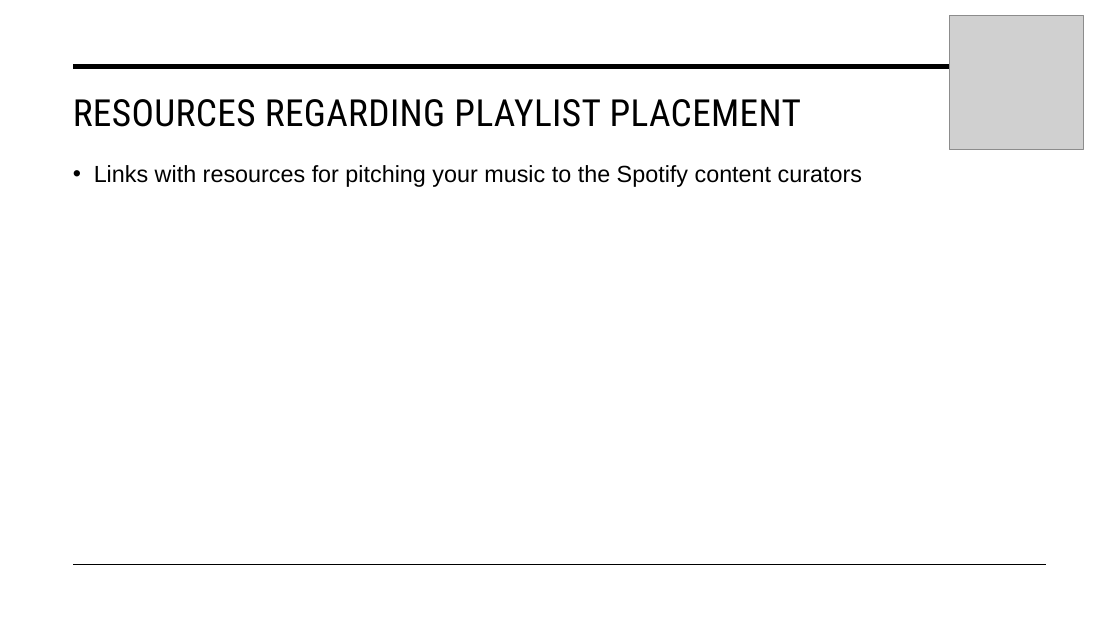
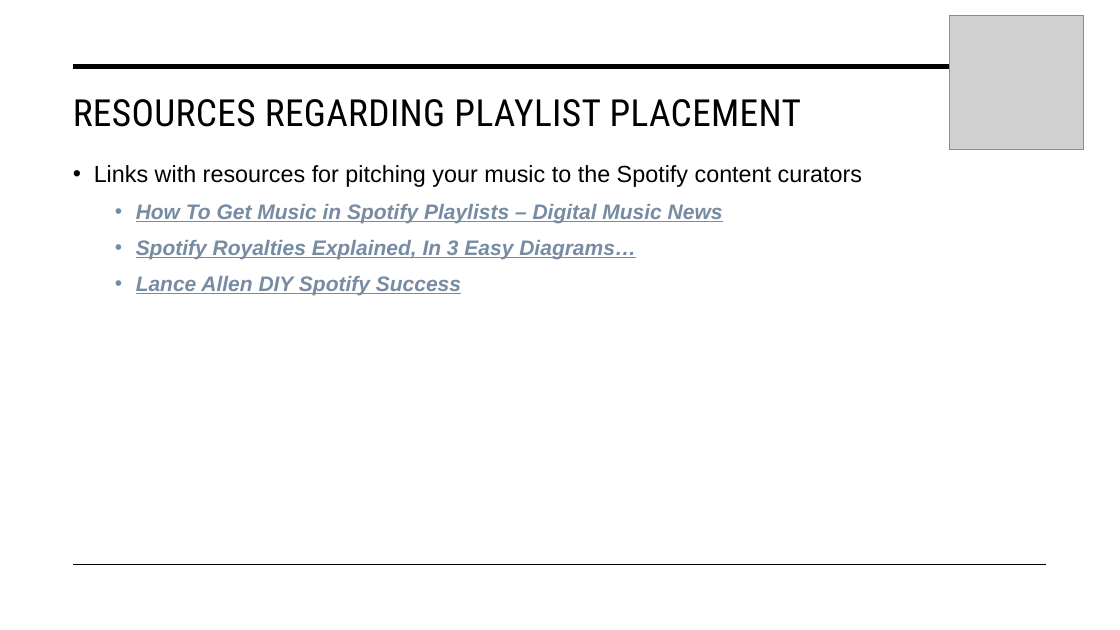
Before and after one commit to PatrickAtwater/Spotify_Playlist_Project, a slide deck: slide 14 of Presentation/Spotify Presentation.pptx (slide 15 before the commit). Drawn at 1120x630 pixels with LibreOffice and Linux fonts; fonts in the diff are those of the drawing; grey boxes stand for pictures. Boxes give left, top, right and bottom in pixels: in the first picture for what was removed or moved away, otherwise in the second. Text is boxed around its words. In the diff, an @@ line names an element or a change of style, - is before the commit and + after.

```diff
--- a/Presentation/Spotify Presentation.pptx
+++ b/Presentation/Spotify Presentation.pptx
@@ text at (136,204,723,295): paragraphs added @@
+  • How To Get Music in Spotify Playlists – Digital Music News
+  • Spotify Royalties Explained, In 3 Easy Diagrams…
+  • Lance Allen DIY Spotify Success
```
Also in this commit, not shown: 7 other slides changed, 2 slides added, 4 slides removed, 6 other files.
